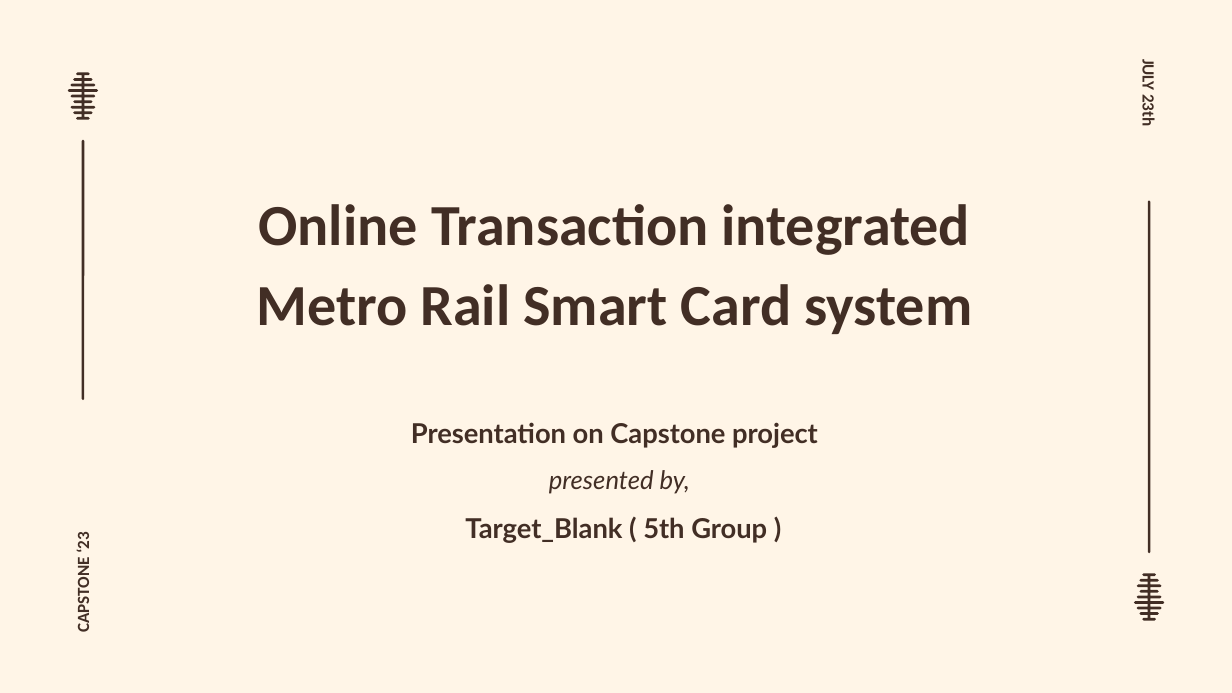
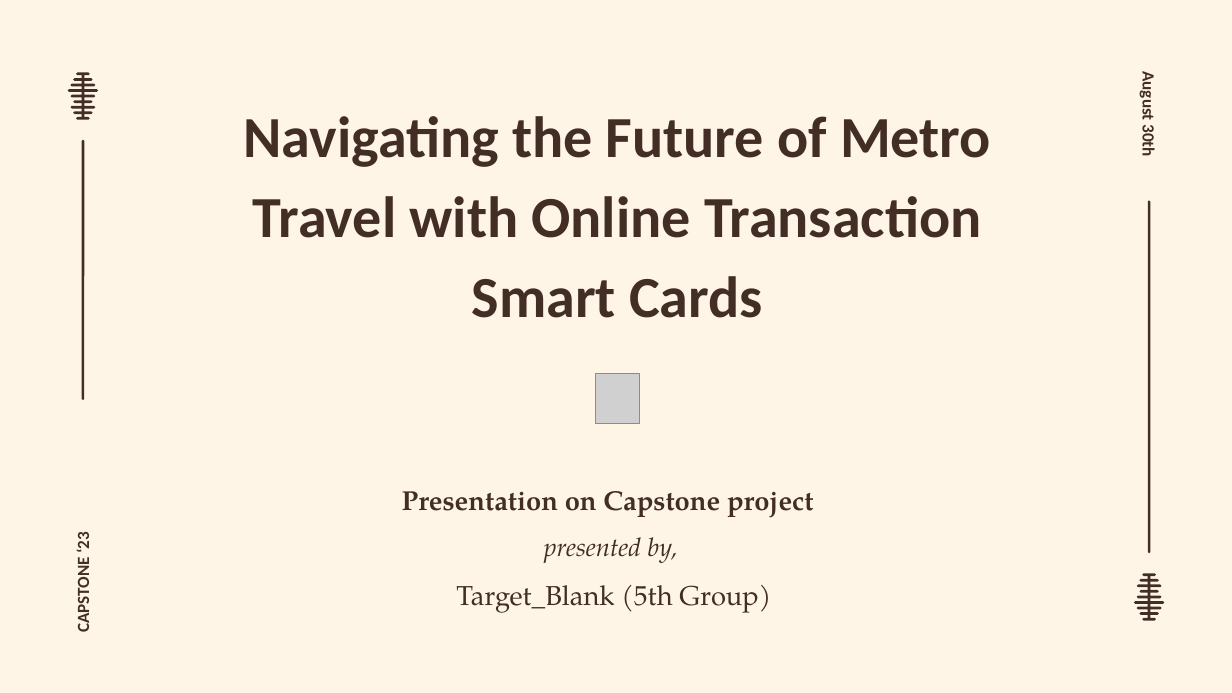
Before and after one commit to dot-ASH/metro-rail-smart-card-system, a slide deck: slide 1 of slide/Capstone.pptx. Drawn at 1232x693 pixels with LibreOffice and Linux fonts; fonts in the diff are those of the drawing; grey boxes stand for pictures; background and template pictures are left out. Boxes give left, top, right and bottom in pixels: in the first picture for what was removed or moved away, otherwise in the second. Text is boxed around its words. In the diff, an @@ line names an element or a change of style, - is before the commit and + after.

```diff
--- a/slide/Capstone.pptx
+++ b/slide/Capstone.pptx
@@ text at [1138, 75, 1159, 156]: text changed @@
-JULY 23th
+August 30th
@@ title at [244, 116, 991, 318]: text changed @@
-Online Transaction integrated Metro Rail Smart Card system
+Navigating the Future of Metro Travel with Online Transaction Smart Cards
@@ picture added at [595, 373, 639, 424] @@
@@ subtitle "Presentation on Capstone project": place and size @@
-subtitle "Presentation on Capstone project" at [411, 422, 818, 543]
+subtitle "Presentation on Capstone project" at [402, 491, 813, 613]
@@ subtitle at [402, 491, 813, 563]: font Lato to TeX Gyre Pagella in "Presentation on Capstone project", "presented by," @@
@@ subtitle at [456, 585, 771, 613]: text changed; font Lato to TeX Gyre Pagella; bold off @@
-Target_Blank ( 5th Group )
+Target_Blank (5th Group)
```
Also in this commit, not shown: 8 other slides changed, 7 slides added, 1 slide removed, 9 other files.
